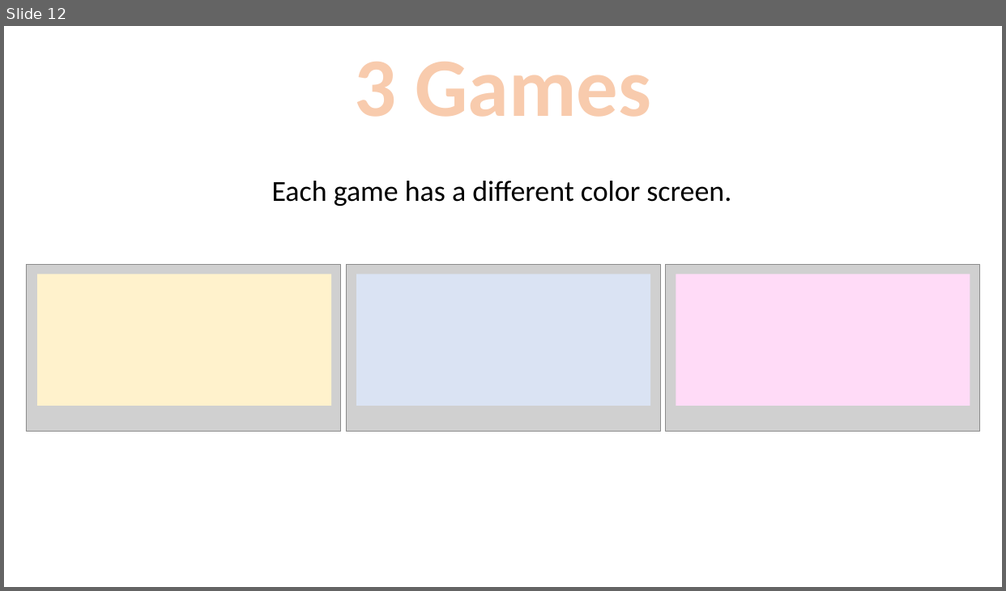
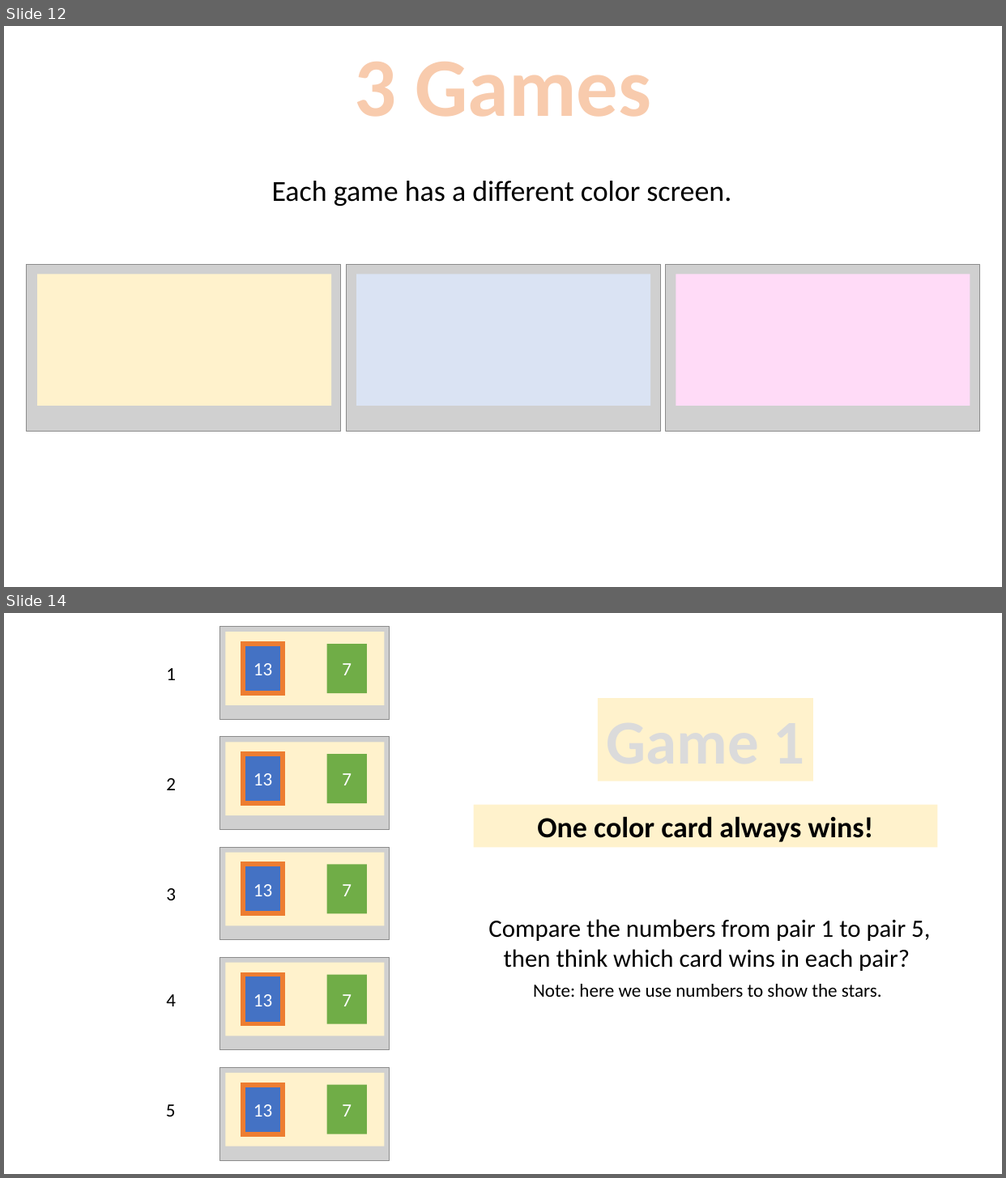
Before and after one commit to LillianXu2019/LUX-RL, a slide deck: images/task_instructions_lux.pptx. Shown one above the other, each under a label of ours: slide 12 before the commit, slides 12 and 14 after it; the slides between them are not shown. The pictures are 1006x591 and 1006x1178 pixels, drawn with LibreOffice and Linux fonts; fonts in the diff are those of the drawing; grey boxes stand for pictures. Boxes give left, top, right and bottom in pixels: in the first picture for what was removed or moved away, otherwise in the second. Text is boxed around its words. In the diff, an @@ line names an element or a change of style, - is before the commit and + after.

```diff
--- a/images/task_instructions_lux.pptx
+++ b/images/task_instructions_lux.pptx
@@ slide 14 added at (x1=4, y1=613, x2=1002, y2=1174), background #FFFFFF @@
@@ rectangle added at (x1=326, y1=644, x2=366, y2=693), fill #70AD47, 18 pt, text #FFFFFF @@
+7
@@ rectangle added at (x1=598, y1=698, x2=813, y2=781), fill #FFF2CC @@
@@ rectangle added at (x1=326, y1=755, x2=366, y2=804), fill #70AD47, 18 pt, text #FFFFFF @@
+7
@@ rectangle added at (x1=473, y1=805, x2=938, y2=847), fill #FFF2CC, 28 pt, text #000000, bold @@
+One color card always wins!
@@ rectangle added at (x1=326, y1=865, x2=366, y2=914), fill #70AD47, 18 pt, text #FFFFFF @@
+7
@@ group added at (x1=166, y1=627, x2=390, y2=1161): 10 rectangles, 5 pictures, 5 texts @@
+13
+13
+13
+13
+13
+1
+2
+5
+4
+3
@@ text added at (x1=488, y1=919, x2=930, y2=971), 24 pt, text #000000 @@
+Compare the numbers from pair 1 to pair 5, then think which card wins in each pair?
@@ rectangle added at (x1=326, y1=974, x2=366, y2=1024), fill #70AD47, 18 pt, text #FFFFFF @@
+7
@@ text added at (x1=533, y1=984, x2=882, y2=997), 18 pt, text #000000 @@
+Note: here we use numbers to show the stars.
@@ rectangle added at (x1=326, y1=1085, x2=366, y2=1135), fill #70AD47, 18 pt, text #FFFFFF @@
+7
```
Also in this commit, not shown: 10 slides changed, 13 other slides added, 15 other files.
